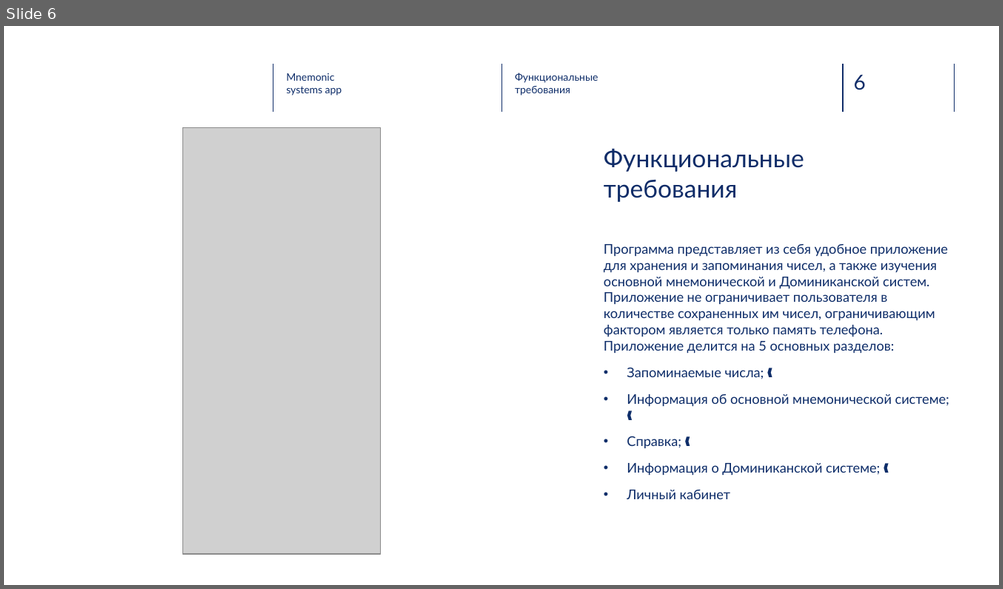
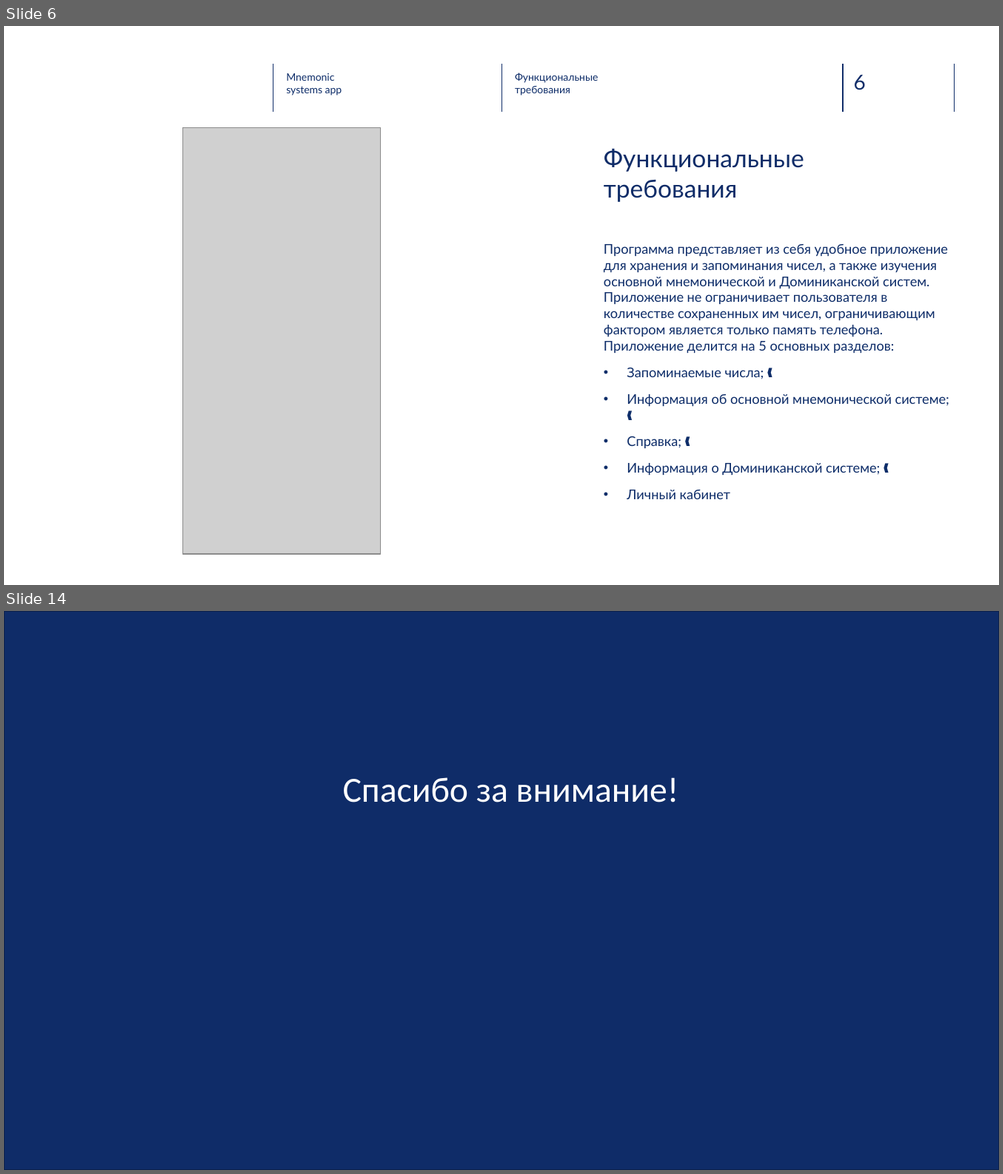
Before and after one commit to NikPeg/mnemonic_systems_app, a slide deck: Итоговые документы/presentation.pptx. Shown one above the other, each under a label of ours: slide 6 before the commit, slides 6 and 14 after it; the slides between them are not shown. The pictures are 1003x589 and 1003x1174 pixels, drawn with LibreOffice and Linux fonts; fonts in the diff are those of the drawing; grey boxes stand for pictures; background and template pictures are left out; a plain dark background stands for a picture behind light text. Boxes give left, top, right and bottom in pixels: in the first picture for what was removed or moved away, otherwise in the second. Text is boxed around its words. In the diff, an @@ line names an element or a change of style, - is before the commit and + after.

```diff
--- a/Итоговые документы/presentation.pptx
+++ b/Итоговые документы/presentation.pptx
@@ slide 14 added at box(4, 611, 999, 1170), background picture (left out) @@
@@ rectangle added at box(4, 611, 999, 1170), fill #0F2C68, outline #0B214D 1 pt @@
@@ text added at box(343, 777, 679, 803), 34.1 pt, text #FFFFFF @@
+Спасибо за внимание!
```
Also in this commit, not shown: 3 slides changed, 4 other slides added, 6 slides removed.
